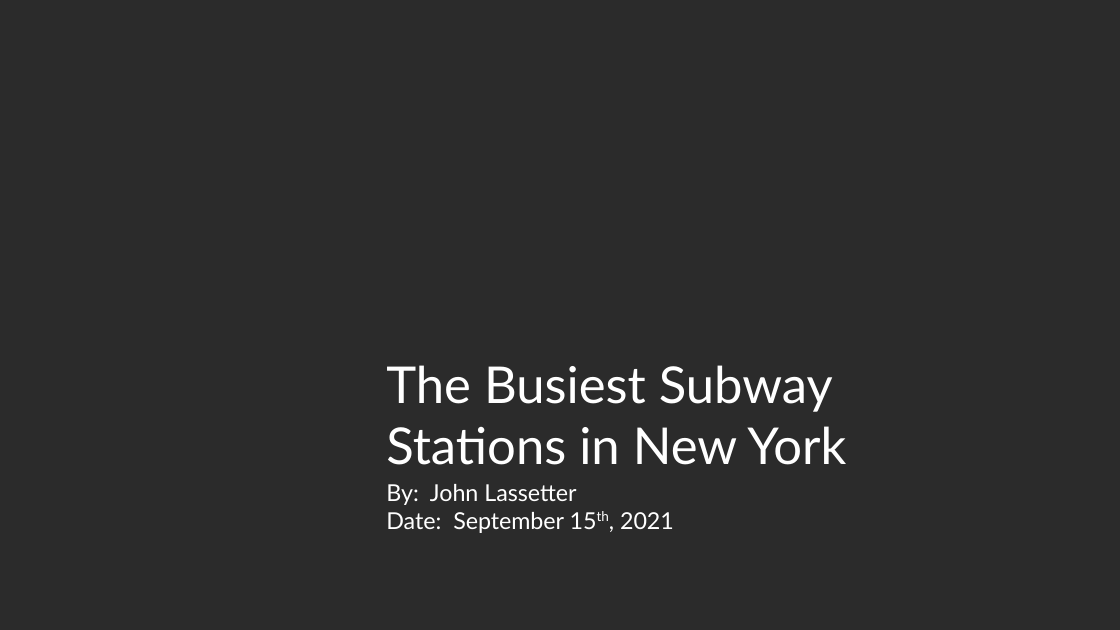
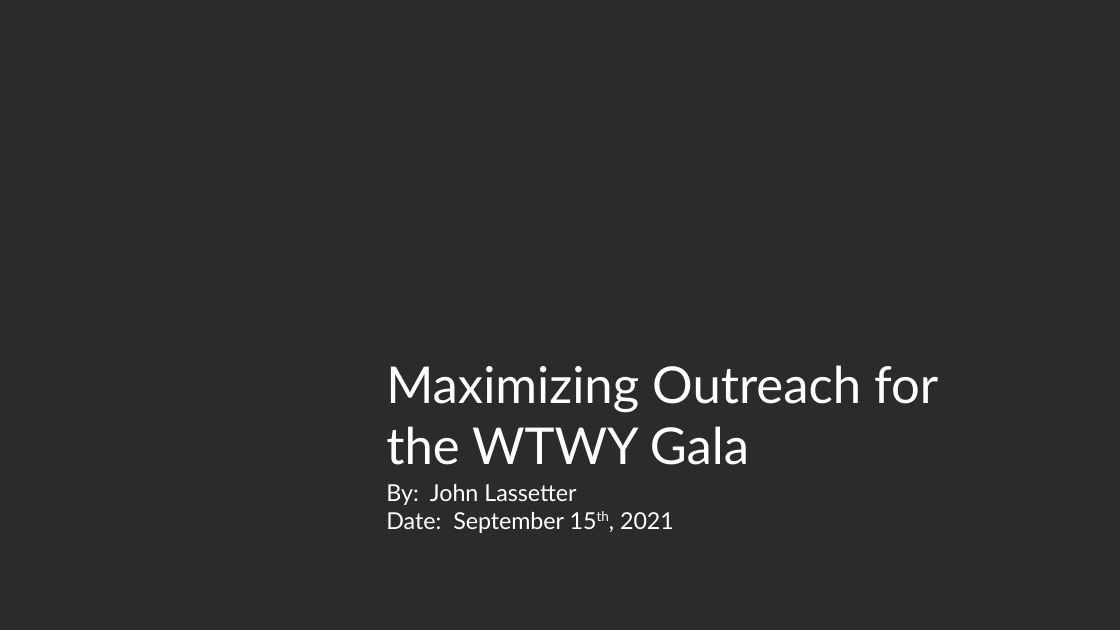
Before and after one commit to john-lassetter/Metis_Projects, a slide deck: slide 1 of Week1_EDA/MTA Project Presentation.odp. Drawn at 1120x630 pixels with LibreOffice and Linux fonts; fonts in the diff are those of the drawing; background and template pictures are left out; a plain dark background stands for a picture behind light text. Boxes give left, top, right and bottom in pixels: in the first picture for what was removed or moved away, otherwise in the second. Text is boxed around its words. In the diff, an @@ line names an element or a change of style, - is before the commit and + after.

```diff
--- a/Week1_EDA/MTA Project Presentation.odp
+++ b/Week1_EDA/MTA Project Presentation.odp
@@ title at box(386, 365, 938, 465): text changed @@
-The Busiest Subway Stations in New York
+Maximizing Outreach for the WTWY Gala
```
